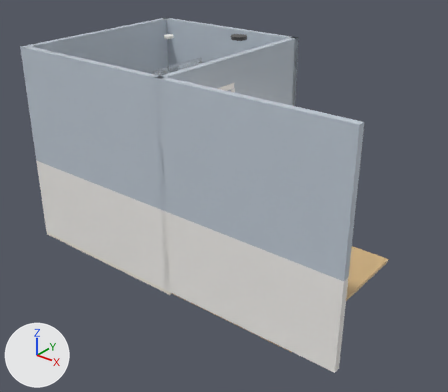
The Blender file blend/41069048.blend as it was, and as the next commit left it.
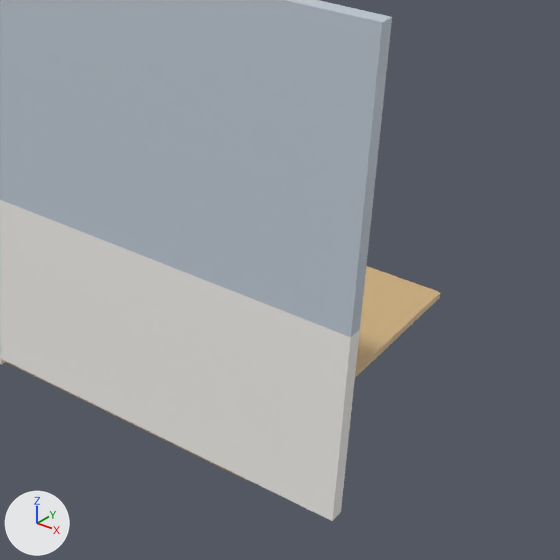
Old and new are each drawn whole from a camera (50 mm lens) standing at (5.15, -5.3, 3.95) and looking at (1.07, -0.21, 0.8) and again close up on the part from 38% to 100% of the width and 29% to 100% of the height. Every picture has the same lights, and +X, +Y and +Z are marked at lower left. The older version's two pictures come first.

The older version as bpy lines, for what is in view:
```python
me_cube_005 = bpy.data.meshes.new('Cube.005')
me_cube_005.from_pydata(...)  # a box spanning x -0.5..0.5, y -0.5..0.5, z -0.5..0.5
me_cube_005.materials.append(mat_whitetile)  # white #f9f7f3
me_cube_006 = bpy.data.meshes.new('Cube.006')
me_cube_006.from_pydata(...)  # a box spanning x -0.5..0.5, y -0.5..0.5, z -0.5..0.5
me_cube_006.materials.append(mat_bluetile)  # pale blue #c4ceda
me_cube_055 = bpy.data.meshes.new('Cube.055')
me_cube_055.from_pydata(...)  # a box spanning x -0.5..0.5, y -0.5..0.5, z -0.5..0.5
me_cube_055.materials.append(mat_woodfloor)  # beige #d3b381
ob_outsidefloor = bpy.data.objects.new('OutsideFloor', me_cube_055)
ob_outsidefloor.location = (1.872, -0.105, -0.02)
ob_outsidefloor.scale = (1.62, 2.12, 0.04)
ob_wall_front_lower = bpy.data.objects.new('Wall_Front_Lower', me_cube_005)
ob_wall_front_lower.location = (1.069, -1.16, 0.5)
ob_wall_front_lower.scale = (4.2, 0.08, 1.0)
ob_wall_front_upper = bpy.data.objects.new('Wall_Front_Upper', me_cube_006)
ob_wall_front_upper.location = (1.069, -1.16, 1.7)
ob_wall_front_upper.scale = (4.2, 0.08, 1.4)
```
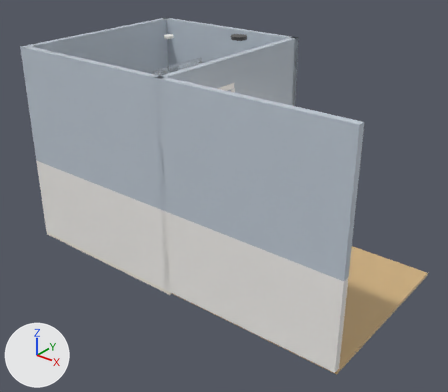
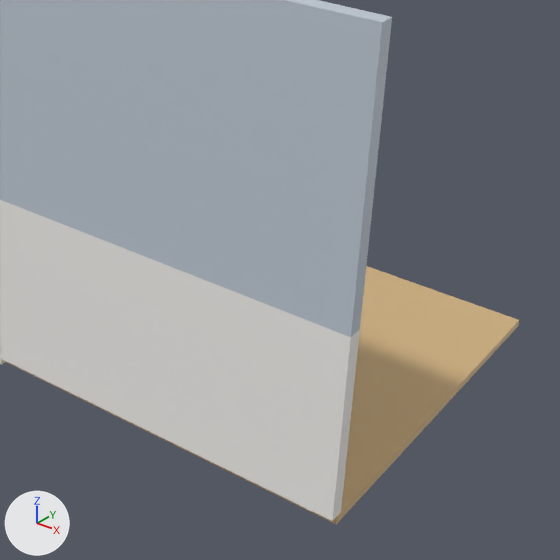
Boxes [x1, y1, x2, y2] around the edits, measured in the close-ups (560 x 560 px):
'OutsideFloor', moved, rescaled (18% wider, 20% taller): before [5, 266, 441, 480]; after [5, 266, 519, 524]

What changed in the scene script:
```text
Change ob_outsidefloor:
    ob_outsidefloor.location: (1.872, -0.105, -0.02) -> (2.108, -0.105, -0.02)
    ob_outsidefloor.scale: (1.62, 2.12, 0.04) -> (2.13, 2.12, 0.04)
```
